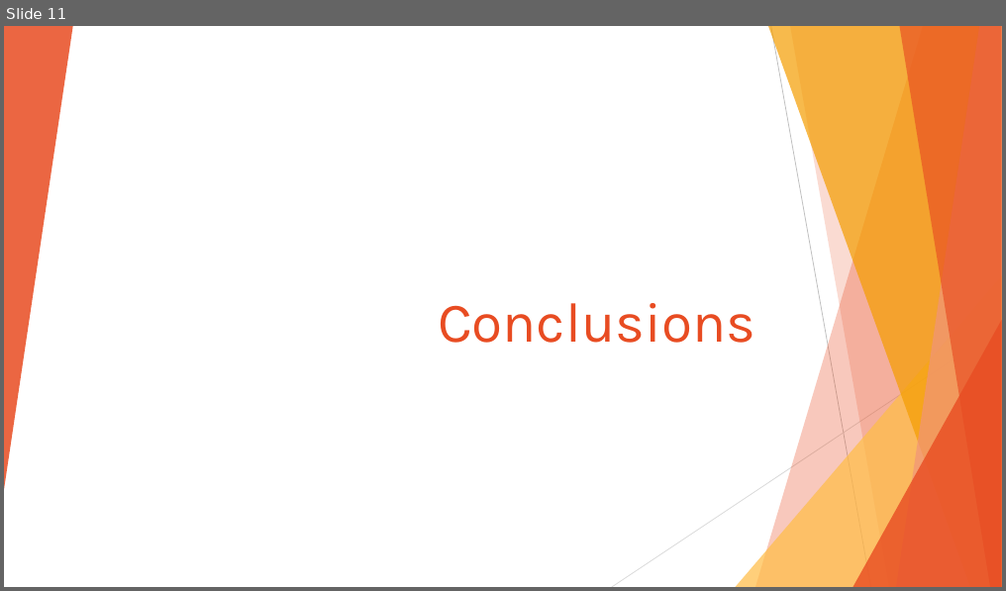
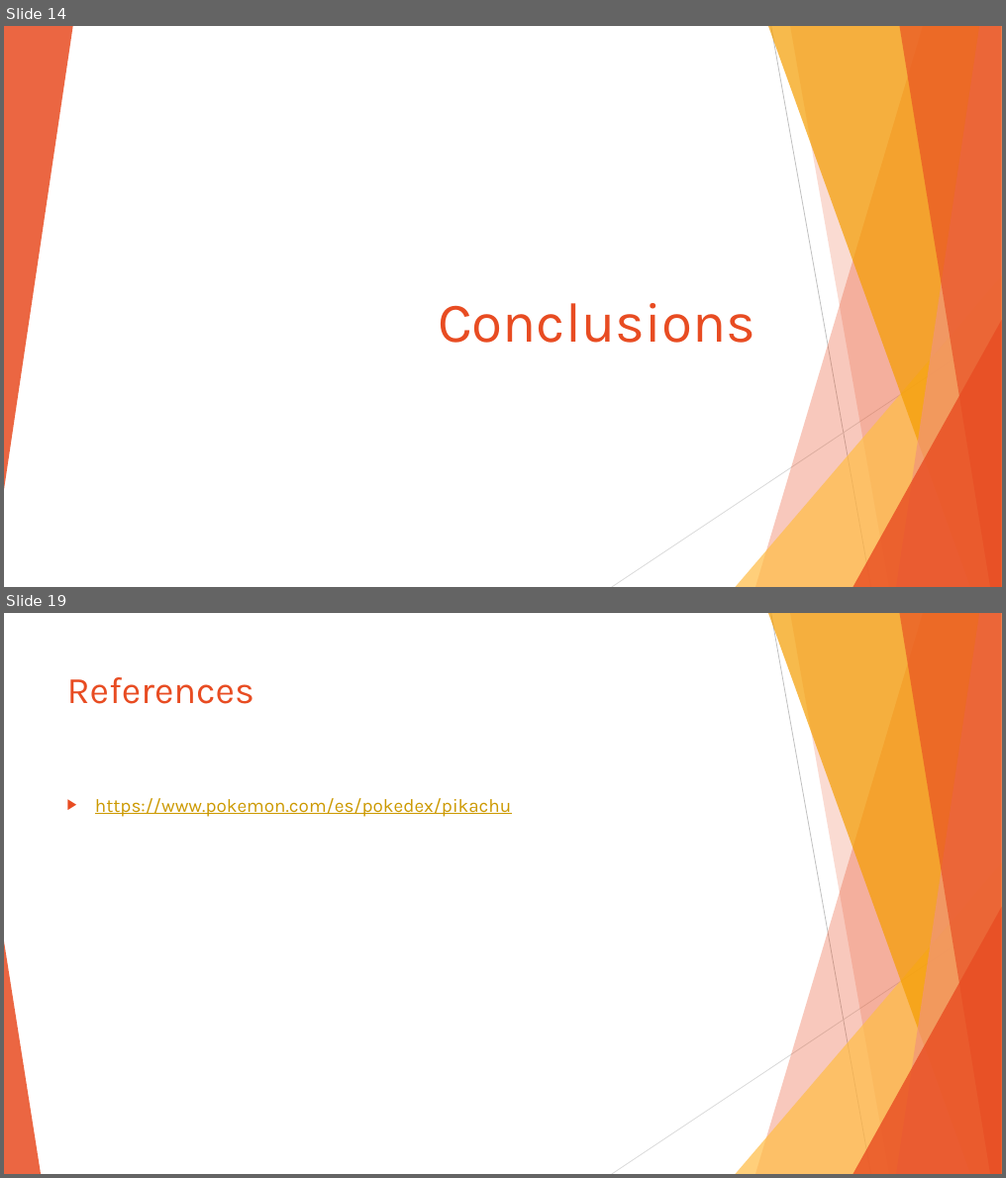
Before and after one commit to julio177/pokemon-center-3d, a slide deck: Blender Project Team Rocket.pptx. Shown one above the other, each under a label of ours: slide 11 before the commit, slides 14 and 19 after it; the slides between them are not shown. The pictures are 1006x591 and 1006x1178 pixels, drawn with LibreOffice and Linux fonts; fonts in the diff are those of the drawing. Boxes give left, top, right and bottom in pixels: in the first picture for what was removed or moved away, otherwise in the second. Text is boxed around its words. In the diff, an @@ line names an element or a change of style, - is before the commit and + after.

```diff
--- a/Blender Project Team Rocket.pptx
+++ b/Blender Project Team Rocket.pptx
@@ slide 19 added at <box>4,613,1002,1174</box>, background #FFFFFF; not listed: 9 template elements that a slide beside it also shows @@
@@ title added at <box>67,677,254,704</box>, 36 pt, text #E84C22 @@
+References
@@ text added at <box>95,798,511,817</box>, 18 pt, text #CC9900, underline @@
+▶ https://www.pokemon.com/es/pokedex/pikachu
@@ triangle added at <box>4,942,41,1174</box>, fill #E84C22 at 85% opacity @@
@@ what was slide 11 is now slide 14 @@
```
Also in this commit, not shown: 10 slides changed, 3 other slides added, 2 other files.
